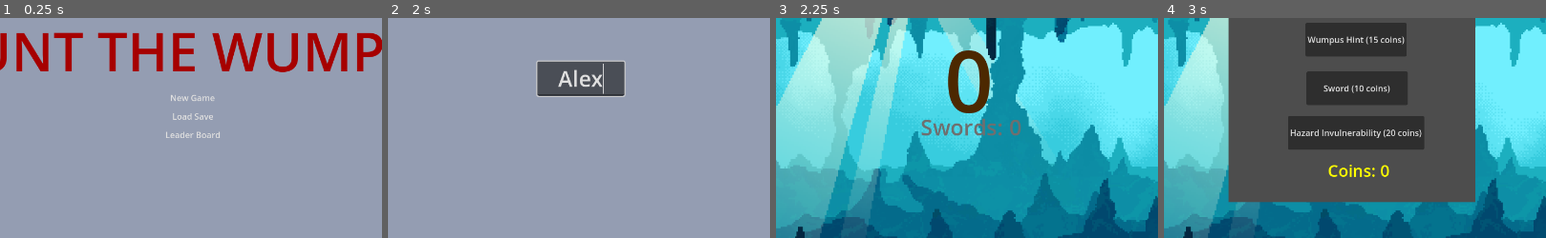
Above: before the commit, frames 1-4 (left to right).
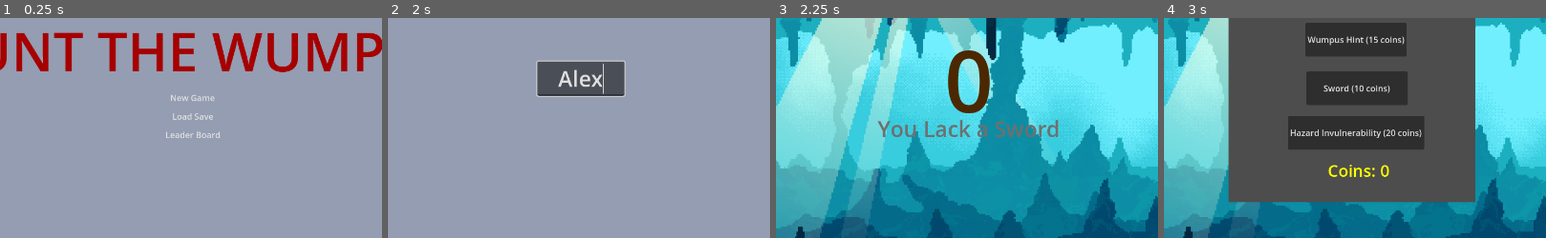
Above: after the commit, the same moments.

Repository: GCpeeper/HuntTheWampus
Game: Godot game, scene res://Scenes/main_menu.tscn
Two runs of this game, one before a commit and one after it. Both use one fixed random seed, a clock stepped at 60 frames per second and the inputs below.
Inputs (mouse positions are % of the whole screen's width and height, from its top left):
- Up to frame 1 (0.25 s): no input
- Up to frame 2 (2 s): click "New Game" at 0.5 s; click (50, 50) at 1.27 s; type "Alex" at 1.35 s
- Up to frame 3 (2.25 s): tap Enter at 2 s; hold Right (right) from 2.03 s (still down)
- Up to frame 4 (3 s): tap Space (jump) at 2.27 s; release Right (right) at 2.75 s; click "Open Store" at 2.75 s
The pictures show only the part of the screen within x 25-75%, y 36-86%; the shares and areas given below are measured in that part.

Frames 1-2 are identical in both runs. In frame 3, 1.7% of the frame differs, in the area x 26-74%, y 45-55%; in frame 4, nothing differs.

Commit message:
more stuff
saving, spikes, map fixes

Diff:
--- a/wampus-game/Scenes/map.tscn
+++ b/wampus-game/Scenes/map.tscn
@@ -69,12 +69,19 @@
 horizontal_alignment = 1
 
 [node name="Sword" type="Label" parent="CanvasLayer/Labels for Directions"]
-layout_mode = 0
-offset_left = 629.0
-offset_top = 479.0
-offset_right = 819.0
-offset_bottom = 536.0
-text = "Swords: 0"
+layout_mode = 1
+anchors_preset = 8
+anchor_left = 0.5
+anchor_top = 0.5
+anchor_right = 0.5
+anchor_bottom = 0.5
+offset_left = -172.0
+offset_top = 66.0
+offset_right = 172.0
+offset_bottom = 123.0
+grow_horizontal = 2
+grow_vertical = 2
+text = "You Lack a Sword"
 label_settings = SubResource("LabelSettings_5qtum")
 horizontal_alignment = 1
 
--- a/wampus-game/Scenes/spike.tscn
+++ b/wampus-game/Scenes/spike.tscn
@@ -1,8 +1,13 @@
-[gd_scene load_steps=2 format=3 uid="uid://cfkek3b32f6q6"]
+[gd_scene load_steps=3 format=3 uid="uid://cfkek3b32f6q6"]
+
+[ext_resource type="Script" uid="uid://dulyy15wmdat2" path="res://Scripts/spike.gd" id="1_cdj5a"]
 
 [sub_resource type="RectangleShape2D" id="RectangleShape2D_bjemy"]
 
 [node name="Node2D" type="Area2D"]
+script = ExtResource("1_cdj5a")
 
 [node name="CollisionShape2D" type="CollisionShape2D" parent="."]
 shape = SubResource("RectangleShape2D_bjemy")
+
+[connection signal="body_entered" from="." to="." method="_on_body_entered"]
--- a/wampus-game/Scripts/Global.gd
+++ b/wampus-game/Scripts/Global.gd
@@ -7,6 +7,7 @@
 # Leaderboard, keeps track of names and scores
 	# This leaderboard is the base leaderboard that is built off of by subsequent saves
 var LeaderBoard = [["Player 1", 50],["Player 2", 63]]
+const SAVE_PATH = "user://scores.json" # This is a save path for the score json, set for each user
 
 # Sorting it using a custom function that checks if things are bigger than other things
 func sortLeaderBoard(a,b):
@@ -14,8 +15,47 @@
 		return true
 	return false
 
-func makeScore(coins,travels):
+func makeScore(coins,travels): # the scoring starts at 100, is decreased for every room travelled, and is increased by the coins you had in your pocket when winning
 	LeaderBoard.append([username,(100-travels+coins)])
+
+# Saving scores, replaces data within the JSON file with the new score list
+func _saveScores():
+	# Uses the FileAccess class to open the JSON file for writing operations
+	var file = FileAccess.open(SAVE_PATH, FileAccess.WRITE)
+	# Stringifies the leaderboard array so the JSON file can store it
+	var data = JSON.stringify(LeaderBoard)
+	# Stores the data
+	file.store_string(data)
+	# Closes the file so it won't get more edits
+	file.close()
+
+# Loading scores
+func _loadScores():
+	# Returns if it can't access the JSON file
+	if not FileAccess.file_exists(SAVE_PATH):
+		return
+	# Uses the FileAccess class to open the JSON file for reading operations
+	var file = FileAccess.open(SAVE_PATH, FileAccess.READ)
+	# Reads the file and stores it in a variable
+	var scoreData = file.get_as_text()
+	# Closes the file so it won't get more edits
+	file.close()
+	# Makes a JSON object to parse the data
+	var json = JSON.new()
+	# A parse variable, returns OK if the parse is successful
+	var error = json.parse(scoreData)
+	# If the parse works
+	if error == OK:
+		# Replaces the base leaderboard with the stuff in the JSON file
+		LeaderBoard = json.data
+		# The parsing was turning the scores into floats so I turned them back into ints with this
+		for score in LeaderBoard:
+			score[1] = int(score[1])
+		#print(LeaderBoard)
+	# If it doesn't work
+	else:
+		#print("JSON Parse Error: ", json.get_error_message(), " in ", scoreData, " at line ", json.get_error_line())
+		return
 
 # Called when the node enters the scene tree for the first time.
 func _ready() -> void:
--- a/wampus-game/Scripts/character.gd
+++ b/wampus-game/Scripts/character.gd
@@ -61,7 +61,7 @@
 	if not is_on_floor() and taking_input:
 		velocity += get_gravity() * delta
 		if $ShapeCast2D.is_colliding() and velocity.y > 0:
-			velocity.y *= 0.5
+			velocity.y *= 0.8
 			sliding = true
 		else:
 			sliding = false
--- a/wampus-game/Scripts/map.gd
+++ b/wampus-game/Scripts/map.gd
@@ -30,9 +30,10 @@
 var swordsLeft = 10
 var roomsPresent = 0
 var doneWithHazard = false
-var wumpusHealth = 1
+var wumpusHealth = 3
 var transitioning = false
 var travels = 0
+var wumpusLocation
 
 func layout(type):
 	match type:
@@ -286,23 +287,25 @@
 
 func remove_sword():
 	curRoom[7] = 0
-	$"CanvasLayer/Labels for Directions/Sword".text = "Swords: 1"
+	$"CanvasLayer/Labels for Directions/Sword".text = "You Have a Sword!"
 
 func craftRoom(adjN,adjE,adjS,adjW,tileset):
+	# Setting up variables for the room
 	var wumpus = false
 	var hazard = -1
 	var sword = 0
 	roomsPresent+=1
-	if roomsPresent > 1:
+	if roomsPresent > 1: # Will never have wumpus or hazard in the first room, obviously
 		if wumpusSelected == false and randi_range(1,30) > 25:
 			wumpus = true
 			wumpusSelected = true
+			wumpusLocation = roomsPresent-1
 			print("wampus is in a " + str(roomsPresent-1))
 		if randi_range(0,10) > 8 and hazardsLeft > 0:
 			hazardsLeft -= 1
 			hazard = randi_range(0,1) # 0 means bats, 1 means pit
 			print("hazard in " + str(roomsPresent-1))
-		if swordsLeft > 0 and randi_range(0,3) > 0:
+		if swordsLeft > 0 and randi_range(0,3) > 0: # Setting up swords, should be at most 10 in the cave
 			swordsLeft -= 1
 			sword = 1
 			print("theres a sword in " + str(roomsPresent-1))
@@ -314,7 +317,7 @@
 		roomList.append([])
 		for c in 6:
 			roomList[r].append([])
-	layout(3)
+	layout(randi_range(1,3))
 	if wumpusSelected == false:
 		roomList[4][5][5] = true
 	curRoom = roomList[0][0]
@@ -356,8 +359,6 @@
 		$Character.position = Vector2(140,20)
 		add_child(pit)
 		$Character.taking_input = false
-		curRoom = roomList[randi_range(0,4)][randi_range(0,5)]
-		print("new room is " + str(curRoom[8]))
 
 func runWumpus():
 	$Character.taking_input = false
@@ -380,11 +381,12 @@
 	if wumpusHealth == 0 or $Character.has_sword == false:
 		await get_tree().change_scene_to_file("res://Scenes/main_menu.tscn")
 	$Character.has_sword = false
-	$"CanvasLayer/Labels for Directions/Sword".text = "Swords: 0"
+	$"CanvasLayer/Labels for Directions/Sword".text = "You Lack a Sword"
 	curRoom[5] = false
 	var newWumpusRoom = roomList[randi_range(0,4)][randi_range(0,5)]
 	roomList[randi_range(0,4)][randi_range(0,5)][5] = true
 	print("wumpus is in " + str(newWumpusRoom[8]))
+	wumpusLocation = newWumpusRoom[8]
 	$Character.taking_input = true
 	$Character.visible = true
 
@@ -487,6 +489,7 @@
 	if $Character.coins >= 15:
 		$Character.coins -= 15
 		$"Store ui/Control/The hint".visible = true
+		$"Store ui/Control/The hint".text = "Wumpus is in Room " + str(wumpusLocation)
 
 
 func _on_invulner_pressed() -> void:
@@ -499,5 +502,5 @@
 func _on_sword_pressed() -> void:
 	if $Character.coins >= 10 and !$Character.has_sword:
 		$Character.coins -= 10
-		$"CanvasLayer/Labels for Directions/Sword".text = "Swords: 1"
+		$"CanvasLayer/Labels for Directions/Sword".text = "You Have a Sword!"
 		$Character.has_sword = true
--- /dev/null
+++ b/wampus-game/Scripts/spike.gd
@@ -0,0 +1,6 @@
+extends Area2D
+
+
+func _on_body_entered(body: Node2D) -> void:
+	if "coins" in body:
+		body.coins -= 1
Not shown, added: wampus-game/Scripts/spike.gd.uid
Not shown, changed: wampus-game/dependencies.txt
